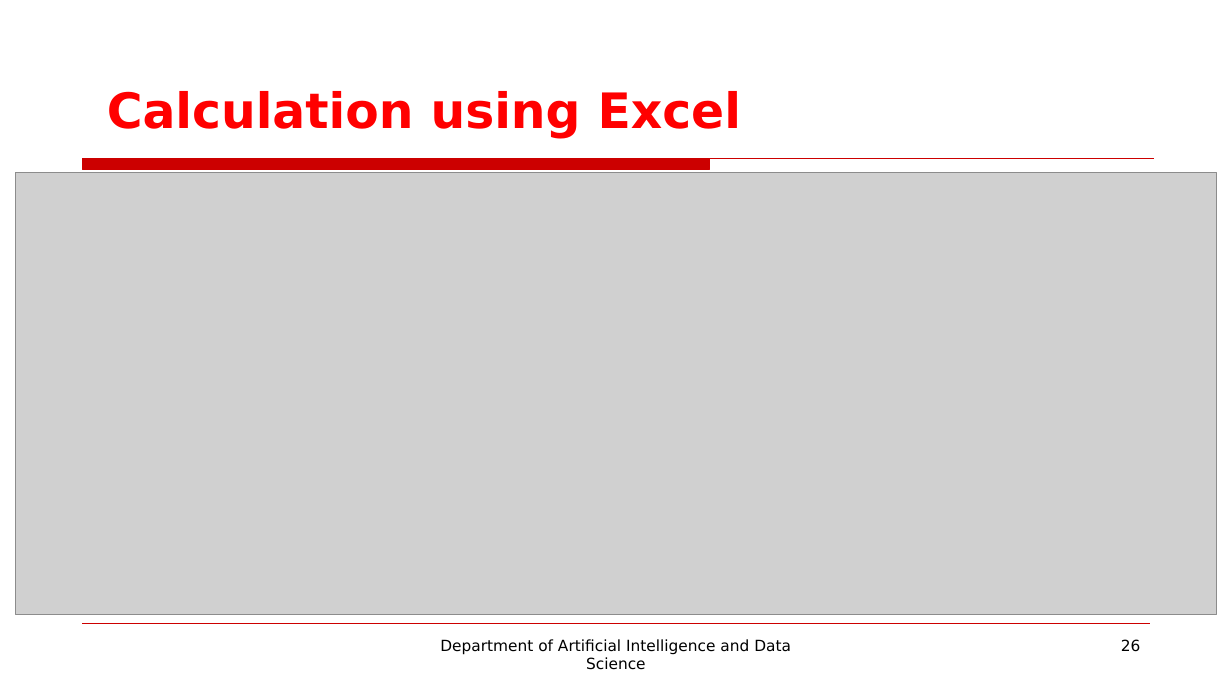
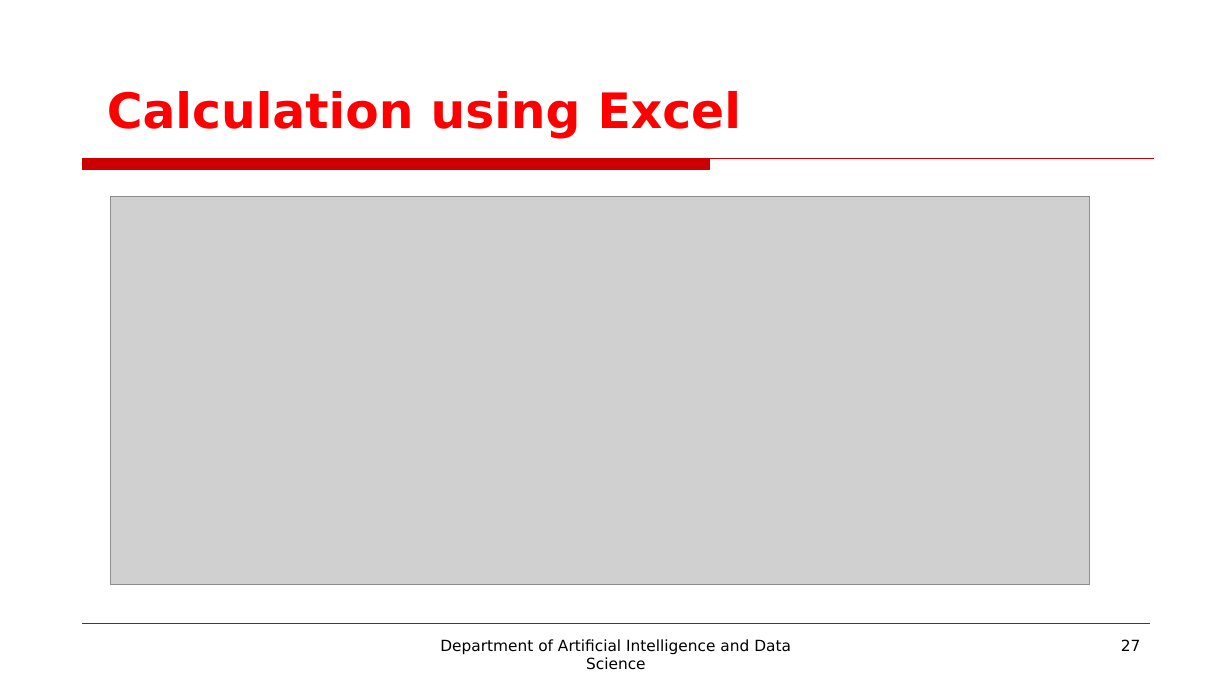
Before and after one commit to pria2004/AD19512-MINI-PROJECT-ON-DATA-SCIENCE, a slide deck: slide 27 of PPT.pptx (slide 26 before the commit). Drawn at 1232x693 pixels with LibreOffice and Linux fonts; fonts in the diff are those of the drawing; grey boxes stand for pictures; background and template pictures are left out. Boxes give left, top, right and bottom in pixels: in the first picture for what was removed or moved away, otherwise in the second. Text is boxed around its words. In the diff, an @@ line names an element or a change of style, - is before the commit and + after.

```diff
--- a/PPT.pptx
+++ b/PPT.pptx
@@ picture: place and size @@
-picture at (16, 173, 1217, 616)
+picture at (110, 196, 1090, 584)
@@ page number at (1121, 639, 1141, 651): text changed @@
-26
+27
```
Also in this commit, not shown: 2 other slides changed.
